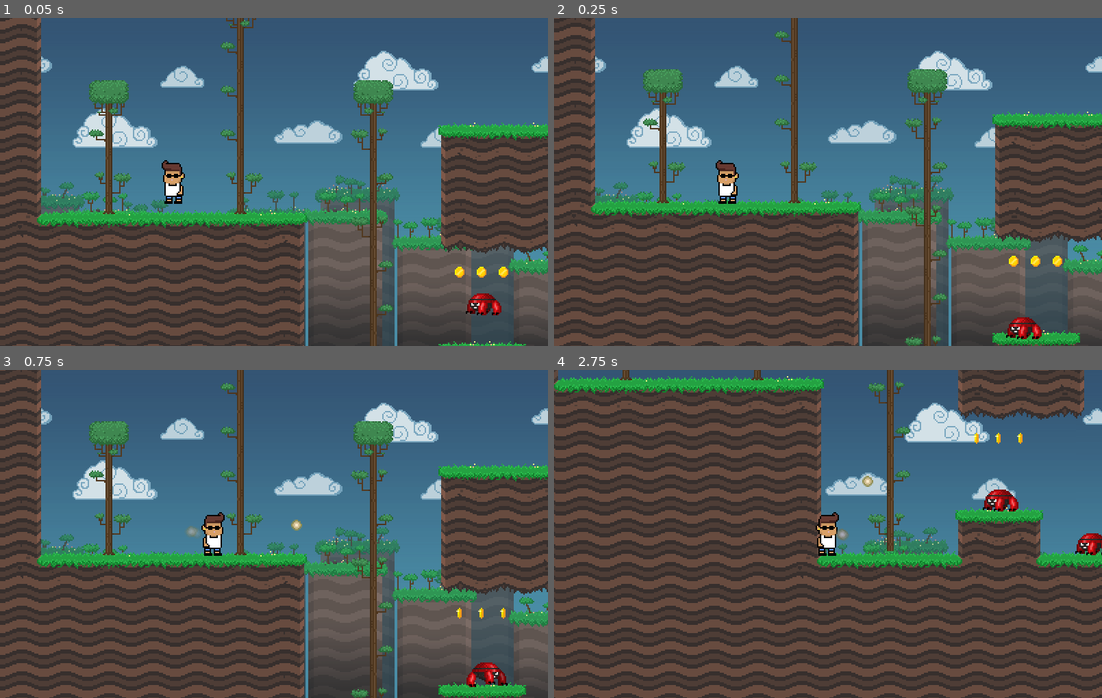
Above: before the commit, frames 1-4 (two rows, left to right).
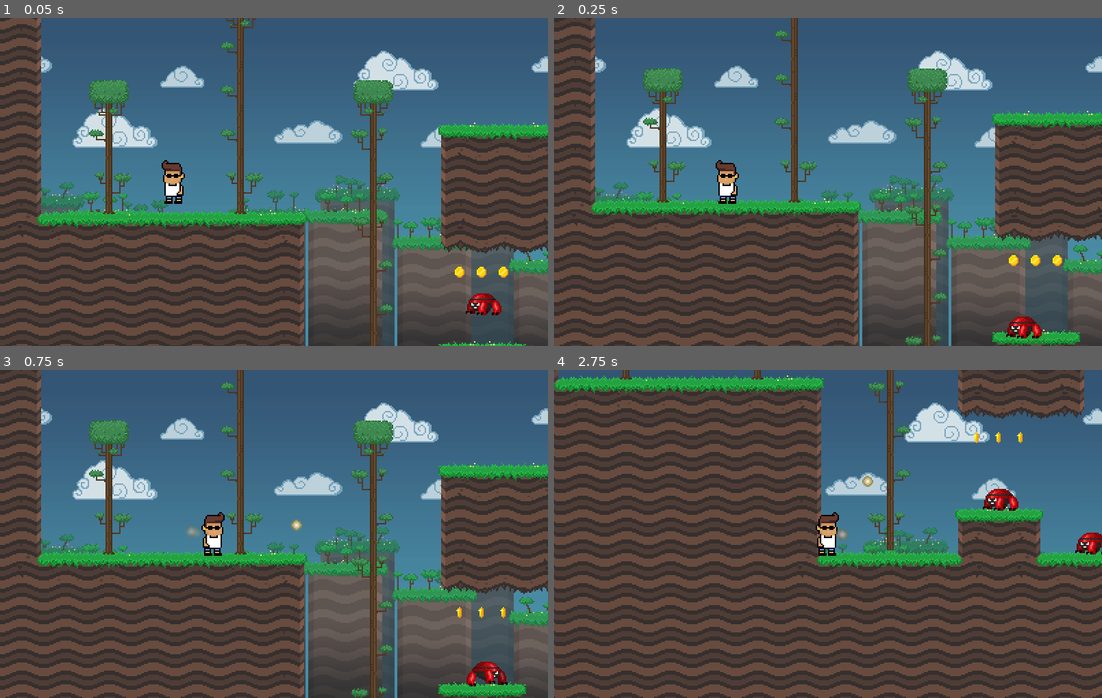
Above: after the commit, the same moments.

Repository: J24556/Red-Rise
Game: Godot game, scene res://Stage.tscn
Two runs of this game, one before a commit and one after it. Both use one fixed random seed, a clock stepped at 60 frames per second and the inputs below.
Inputs (mouse positions are in pixels of both pictures, inside the frame that each line leads up to):
- Up to frame 1 (0.05 s): no input
- Up to frame 2 (0.25 s): no input
- Up to frame 3 (0.75 s): move the mouse to (394, 517) at 0.52 s; press the mouse at (394, 517) at 0.53 s; hold D (move_right) from 0.53 s (still down)
- Up to frame 4 (2.75 s): tap Space (jump) at 0.77, 1.52 s; move the mouse to (718, 550) at 1.27 s; release the mouse at (718, 550) at 1.28 s; click (718, 550) at 1.35 s; move the mouse to (882, 461) at 2.02 s; release D (move_right) at 2.03 s; press the mouse at (882, 461) at 2.03 s; hold A (move_left) from 2.03 s (still down)

Frame 1 is identical in both runs. In frame 2, 4.1% of the frame differs, in the area x 0-100%, y 0-100%; in frame 3, 4.0%; in frame 4, 6.2%.

Commit message:
fixed crumbling platforms

Diff:
--- a/platform/OneWayPlatform.gd
+++ b/platform/OneWayPlatform.gd
@@ -1,17 +1,24 @@
 extends StaticBody2D
 
+const HANG_TIME = .5
 
-# Declare member variables here. Examples:
-# var a = 2
-# var b = "text"
 onready var animation_player = $AnimationPlayer
+onready var timer = $Timer
 
-# Called when the node enters the scene tree for the first time.
-func _ready():
+var triggered = false
+
+func stand_on():
+	if not triggered:
+		triggered = true
+		animation_player.play("crack")
+		timer.start(HANG_TIME)
+
+
+func _on_AnimationPlayer_animation_finished(anim_name):
+	if anim_name == "crumble":
+		queue_free()
+
+
+func _on_Timer_timeout():
+	#the crumble animation disables the platform's collider a little bit after starting
 	animation_player.play("crumble")
-
-func _physics_process(_delta):
-	animation_player.play("crumble")
-# Called every frame. 'delta' is the elapsed time since the previous frame.
-#func _process(delta):
-#	pass
--- a/platform/OneWayPlatform.tscn
+++ b/platform/OneWayPlatform.tscn
@@ -1,14 +1,14 @@
-[gd_scene load_steps=5 format=2]
+[gd_scene load_steps=7 format=2]
 
 [ext_resource path="res://platform/Platform-crumbling2.png" type="Texture" id=1]
 [ext_resource path="res://platform/OneWayPlatform.gd" type="Script" id=2]
 
 [sub_resource type="RectangleShape2D" id=1]
-extents = Vector2( 19.3959, 3.84352 )
+extents = Vector2( 16.75, 2.35 )
 
-[sub_resource type="Animation" id=2]
-resource_name = "crumble"
-length = 7.0
+[sub_resource type="Animation" id=4]
+resource_name = "Idle"
+length = 0.1
 tracks/0/type = "value"
 tracks/0/path = NodePath("Sprite:frame")
 tracks/0/interp = 1
@@ -16,10 +16,54 @@
 tracks/0/imported = false
 tracks/0/enabled = true
 tracks/0/keys = {
-"times": PoolRealArray( 0, 0.1, 0.2, 0.3, 0.4, 0.5, 0.6, 0.7 ),
-"transitions": PoolRealArray( 1, 1, 1, 1, 1, 1, 1, 1 ),
+"times": PoolRealArray( 0 ),
+"transitions": PoolRealArray( 1 ),
 "update": 1,
-"values": [ 0, 1, 2, 3, 4, 5, 6, 7 ]
+"values": [ 0 ]
+}
+
+[sub_resource type="Animation" id=3]
+resource_name = "crack"
+length = 0.1
+tracks/0/type = "value"
+tracks/0/path = NodePath("Sprite:frame")
+tracks/0/interp = 1
+tracks/0/loop_wrap = true
+tracks/0/imported = false
+tracks/0/enabled = true
+tracks/0/keys = {
+"times": PoolRealArray( 0 ),
+"transitions": PoolRealArray( 1 ),
+"update": 1,
+"values": [ 2 ]
+}
+
+[sub_resource type="Animation" id=2]
+resource_name = "crumble"
+length = 0.5
+tracks/0/type = "value"
+tracks/0/path = NodePath("Sprite:frame")
+tracks/0/interp = 1
+tracks/0/loop_wrap = true
+tracks/0/imported = false
+tracks/0/enabled = true
+tracks/0/keys = {
+"times": PoolRealArray( 0, 0.1, 0.2, 0.3, 0.4 ),
+"transitions": PoolRealArray( 1, 1, 1, 1, 1 ),
+"update": 1,
+"values": [ 3, 4, 5, 6, 7 ]
+}
+tracks/1/type = "value"
+tracks/1/path = NodePath("CollisionShape2D:disabled")
+tracks/1/interp = 1
+tracks/1/loop_wrap = true
+tracks/1/imported = false
+tracks/1/enabled = true
+tracks/1/keys = {
+"times": PoolRealArray( 0.2 ),
+"transitions": PoolRealArray( 1 ),
+"update": 1,
+"values": [ true ]
 }
 
 [node name="OneWayPlatform" type="StaticBody2D"]
@@ -27,16 +71,21 @@
 script = ExtResource( 2 )
 
 [node name="Sprite" type="Sprite" parent="."]
-position = Vector2( -3.07829, -0.269023 )
 scale = Vector2( 0.929248, 0.941472 )
 texture = ExtResource( 1 )
 hframes = 8
 
 [node name="CollisionShape2D" type="CollisionShape2D" parent="."]
-position = Vector2( -3.20154, -5.17894 )
-scale = Vector2( 0.869, 0.693 )
+position = Vector2( 0, -5.185 )
 shape = SubResource( 1 )
 one_way_collision = true
 
 [node name="AnimationPlayer" type="AnimationPlayer" parent="."]
+anims/Idle = SubResource( 4 )
+anims/crack = SubResource( 3 )
 anims/crumble = SubResource( 2 )
+
+[node name="Timer" type="Timer" parent="."]
+one_shot = true
+[connection signal="animation_finished" from="AnimationPlayer" to="." method="_on_AnimationPlayer_animation_finished"]
+[connection signal="timeout" from="Timer" to="." method="_on_Timer_timeout"]
--- a/player/Player.tscn
+++ b/player/Player.tscn
@@ -92,7 +92,7 @@
 
 [sub_resource type="CapsuleShape2D" id=8]
 radius = 7.0
-height = 14.5
+height = 14.0
 
 [node name="Player" type="KinematicBody2D"]
 collision_layer = 4
@@ -143,7 +143,7 @@
 
 [node name="PlatformDetector" type="RayCast2D" parent="."]
 enabled = true
-cast_to = Vector2( 0, 8 )
+cast_to = Vector2( 0, 16.01 )
 
 [node name="ShotDelayTimer" type="Timer" parent="."]
 one_shot = true
--- a/player/player.gd
+++ b/player/player.gd
@@ -29,6 +29,12 @@
 	_velocity = move_and_slide_with_snap(
 		_velocity, snap_vector, FLOOR_NORMAL, not is_on_platform, 4, 0.9, false
 	)
+
+	if is_on_platform:
+		for i in get_slide_count():
+			var collision = get_slide_collision(i)
+			if collision.collider.has_method("stand_on"):
+				collision.collider.stand_on()
 
 	# When the character’s move_dir changes, we want to to scale the Sprite accordingly to flip it.
 	# This will make Robi face left or right depending on the move_dir you move.
